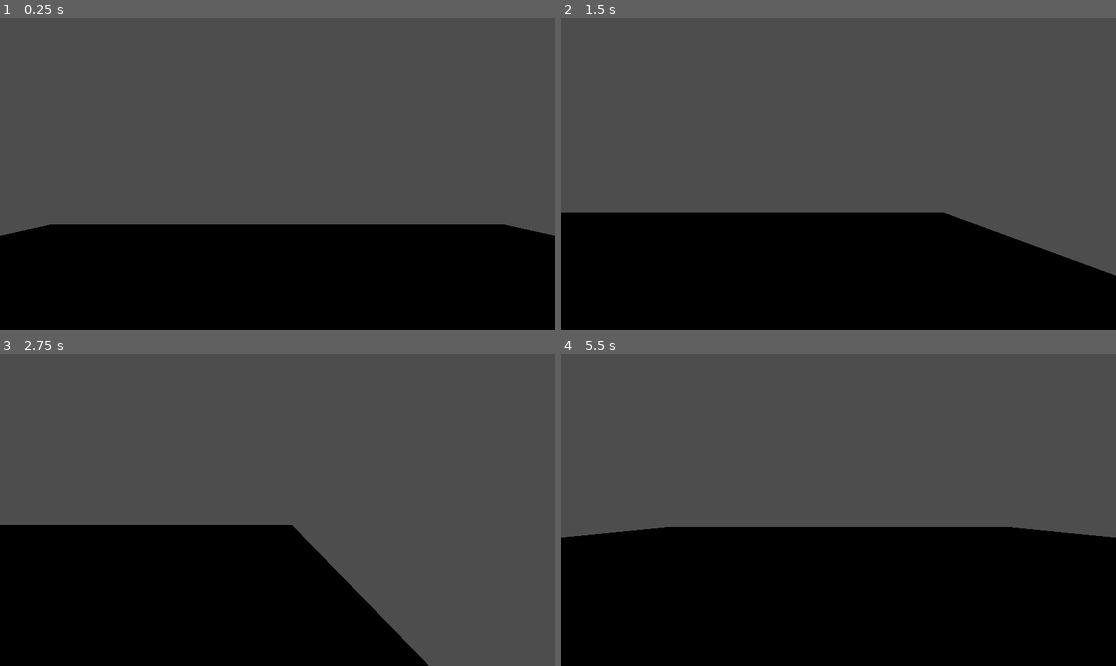
Above: before the commit, frames 1-4 (two rows, left to right).
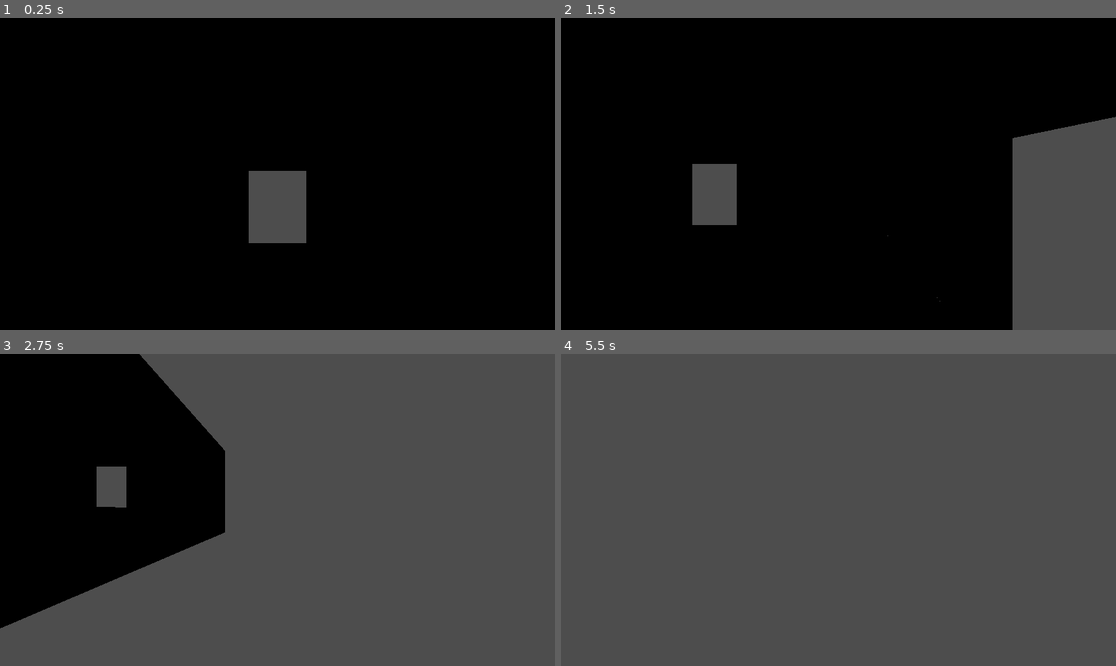
Above: after the commit, the same moments.

Repository: trvdex/mascara-jam
Game: Godot game, scene res://scenes/main.tscn
Same seed, same stepped clock (60 frames per second), same inputs: the game is played once before the commit and once after it. The engine's default icon, where the game draws it, is replaced by a stand-in: a white triangle on a blue panel in a dark square.
Inputs:
- Up to frame 1 (0.25 s): no input
- Up to frame 2 (1.5 s): tap Enter (ui_accept) at 0.5, 0.77 s; hold Right (ui_right) 0.53-1.28 s; hold Down (ui_down) from 1.28 s (still down)
- Up to frame 3 (2.75 s): tap Enter (ui_accept) at 1.52 s; release Down (ui_down) at 2.03 s; hold Right (ui_right) from 2.03 s (still down)
- Up to frame 4 (5.5 s): release Right (ui_right) at 2.78 s; hold Up (ui_up) 2.78-3.53 s; tap Enter (ui_accept) at 3.02, 3.77, 4.52 s; hold Left (ui_left) 3.53-5.03 s; hold Down (ui_down) from 5.03 s (still down)

The runs differ from the first frame. In frame 1, 65% of the frame differs, in the area x 0-100%, y 0-73%; in frame 2, 61%; in frame 3, 41%; in frame 4, 44%.

Commit message:
roomPrototype

Diff:
--- /dev/null
+++ b/scenes/Menu.tscn
@@ -0,0 +1,3 @@
+[gd_scene format=3 uid="uid://b2s7615sln035"]
+
+[node name="Menu" type="Node2D" unique_id=1234148300]
--- a/scenes/main.tscn
+++ b/scenes/main.tscn
@@ -1,8 +1,10 @@
 [gd_scene format=3 uid="uid://b604wt5krh68l"]
 
 [ext_resource type="PackedScene" uid="uid://cky5417v0nrw5" path="res://scenes/player.tscn" id="1_o5qli"]
+[ext_resource type="ArrayMesh" uid="uid://cytv1l8mh4pm8" path="res://assets/rooms/room_prototype.obj" id="2_0wfyh"]
 
 [sub_resource type="BoxShape3D" id="BoxShape3D_o5qli"]
+size = Vector3(10, 1, 10)
 
 [sub_resource type="StandardMaterial3D" id="StandardMaterial3D_o5qli"]
 albedo_color = Color(0.85882354, 0.19215687, 0.29411766, 1)
@@ -17,10 +19,13 @@
 
 [node name="StaticBody3D" type="StaticBody3D" parent="." unique_id=1596561719]
 
-[node name="CollisionShape3D" type="CollisionShape3D" parent="StaticBody3D" unique_id=1038899354]
-transform = Transform3D(16.070889, 0, 0, 0, 1, 0, 0, 0, 15.378428, 0, 0, 0)
+[node name="CollisionShape3D2" type="CollisionShape3D" parent="StaticBody3D" unique_id=1849005777]
 shape = SubResource("BoxShape3D_o5qli")
 
-[node name="CSGBox3D" type="CSGBox3D" parent="StaticBody3D" unique_id=1814589782]
-transform = Transform3D(16.059034, 0, 0, 0, 1, 0, 0, 0, 14.453319, 0, 0, 0)
+[node name="CSGBox3D2" type="CSGBox3D" parent="StaticBody3D" unique_id=1078516213]
+size = Vector3(10, 1, 10)
 material = SubResource("StandardMaterial3D_o5qli")
+
+[node name="RoomPrototype" type="MeshInstance3D" parent="." unique_id=306010639]
+transform = Transform3D(1, 0, 0, 0, 1, 0, 0, 0, 1, 0, 0.501, 0)
+mesh = ExtResource("2_0wfyh")
Not shown, added: assets/rooms/room_prototype.mtl
Not shown, added: assets/rooms/room_prototype.obj
Not shown, added: assets/rooms/room_prototype.obj.import
